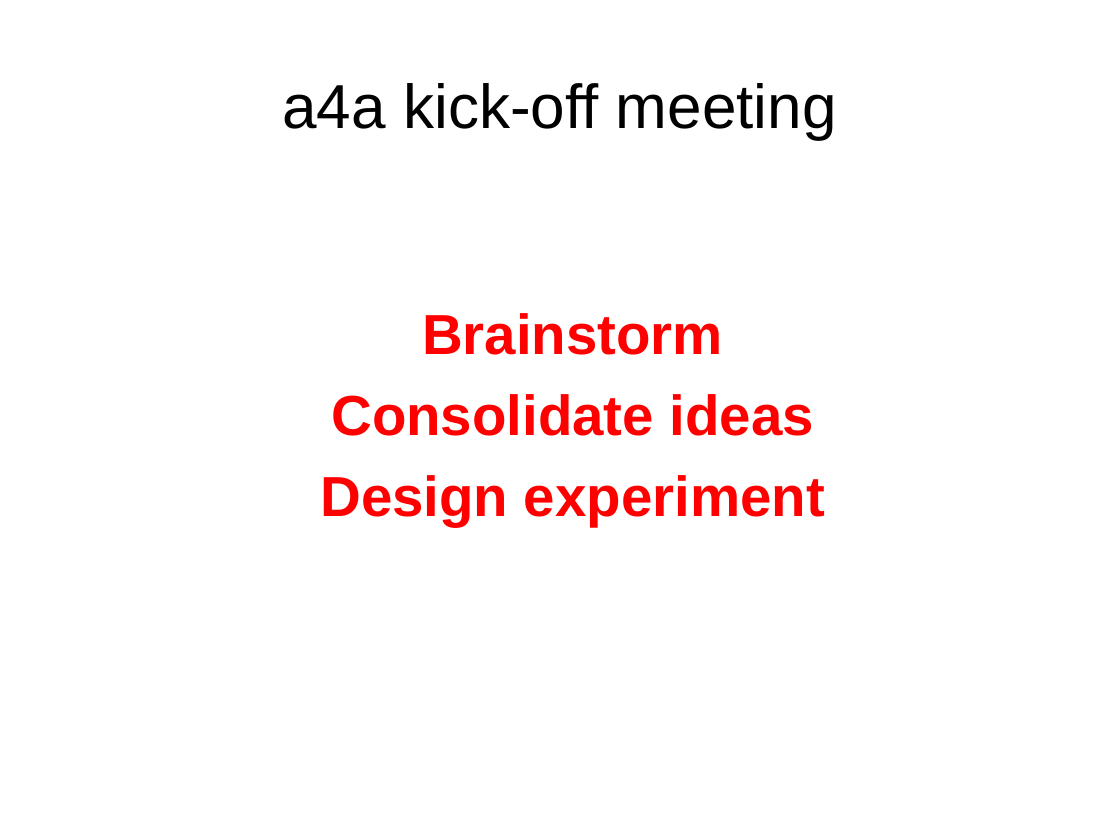
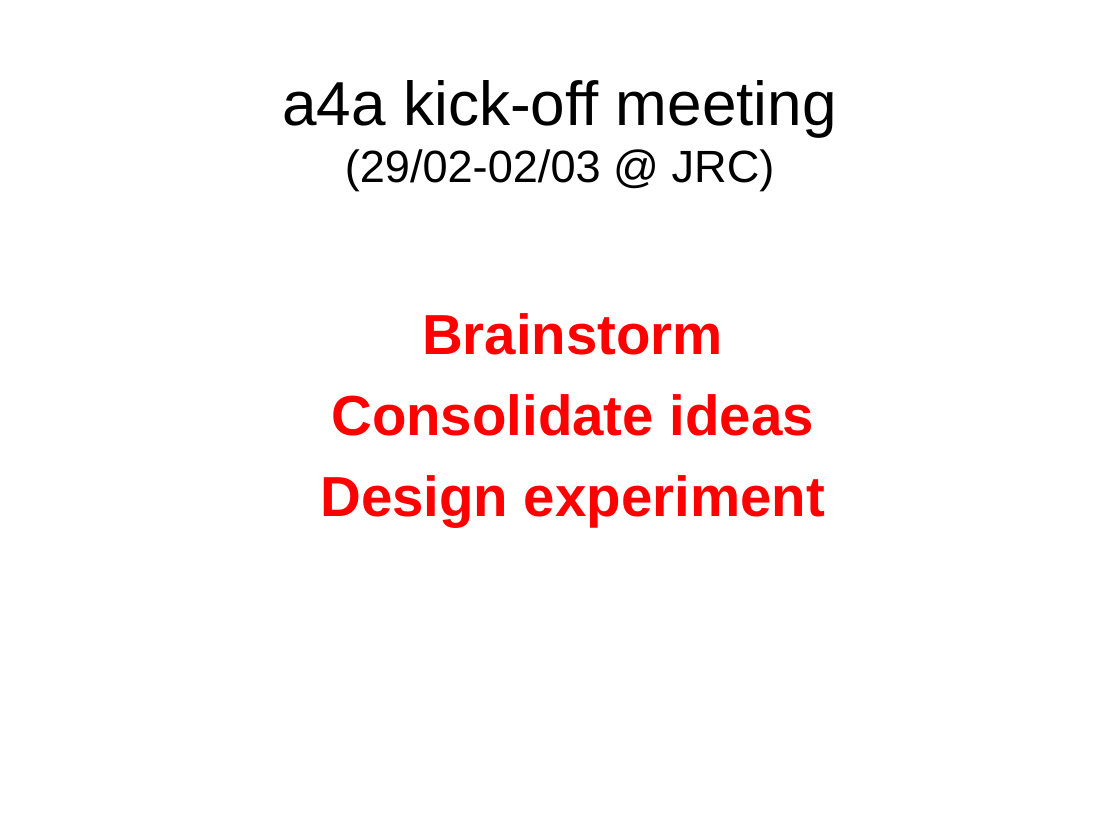
Before and after one commit to drfinlayscott/a4a, a slide deck: slide 10 of meetings/2012-MAREDCFvisit/01-dcfmare@fishreg.odp (slide 9 before the commit). Drawn at 1120x840 pixels with LibreOffice and Linux fonts; fonts in the diff are those of the drawing. Boxes give left, top, right and bottom in pixels: in the first picture for what was removed or moved away, otherwise in the second. Text is boxed around its words. In the diff, an @@ line names an element or a change of style, - is before the commit and + after.

```diff
--- a/meetings/2012-MAREDCFvisit/01-dcfmare@fishreg.odp
+++ b/meetings/2012-MAREDCFvisit/01-dcfmare@fishreg.odp
@@ title at (282, 80, 837, 191): text changed @@
-a4a kick-off meeting
+a4a kick-off meeting
+(29/02-02/03 @ JRC)
```
Also in this commit, not shown: 6 other slides changed, 1 slide added, 1 other file.
